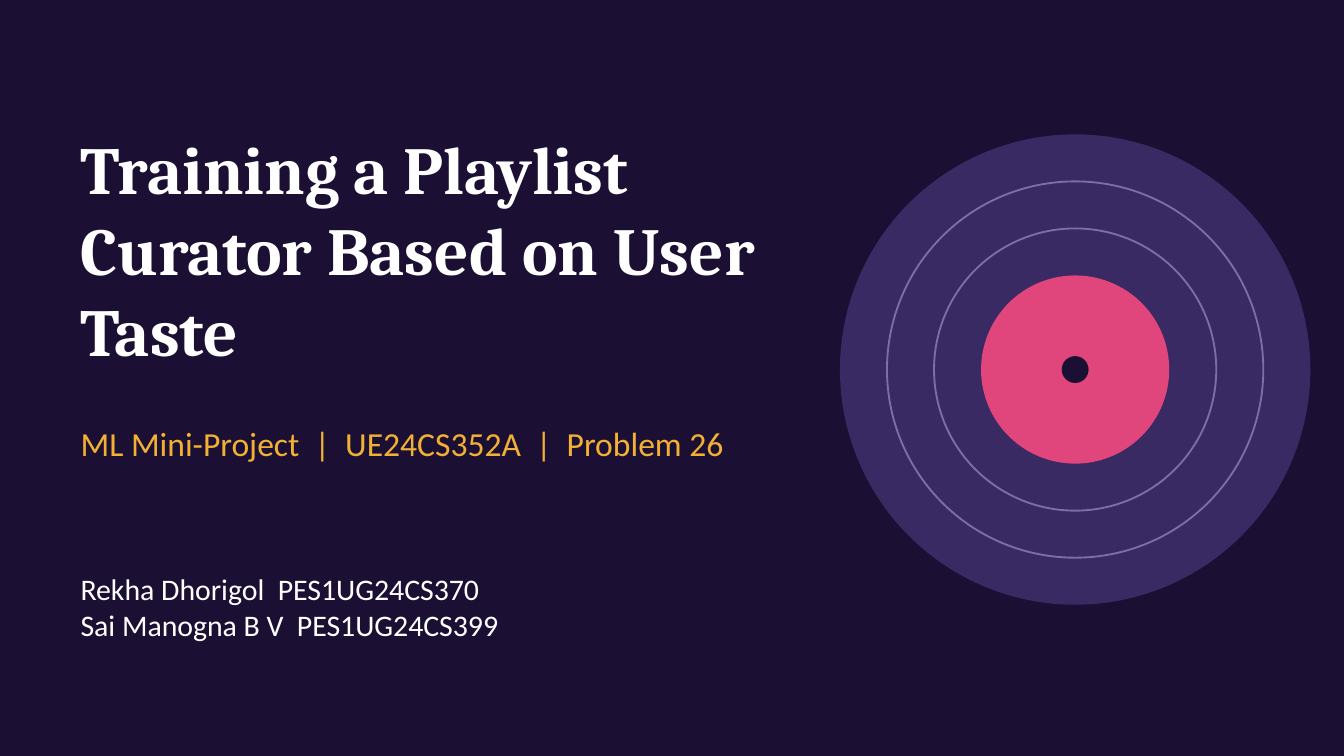
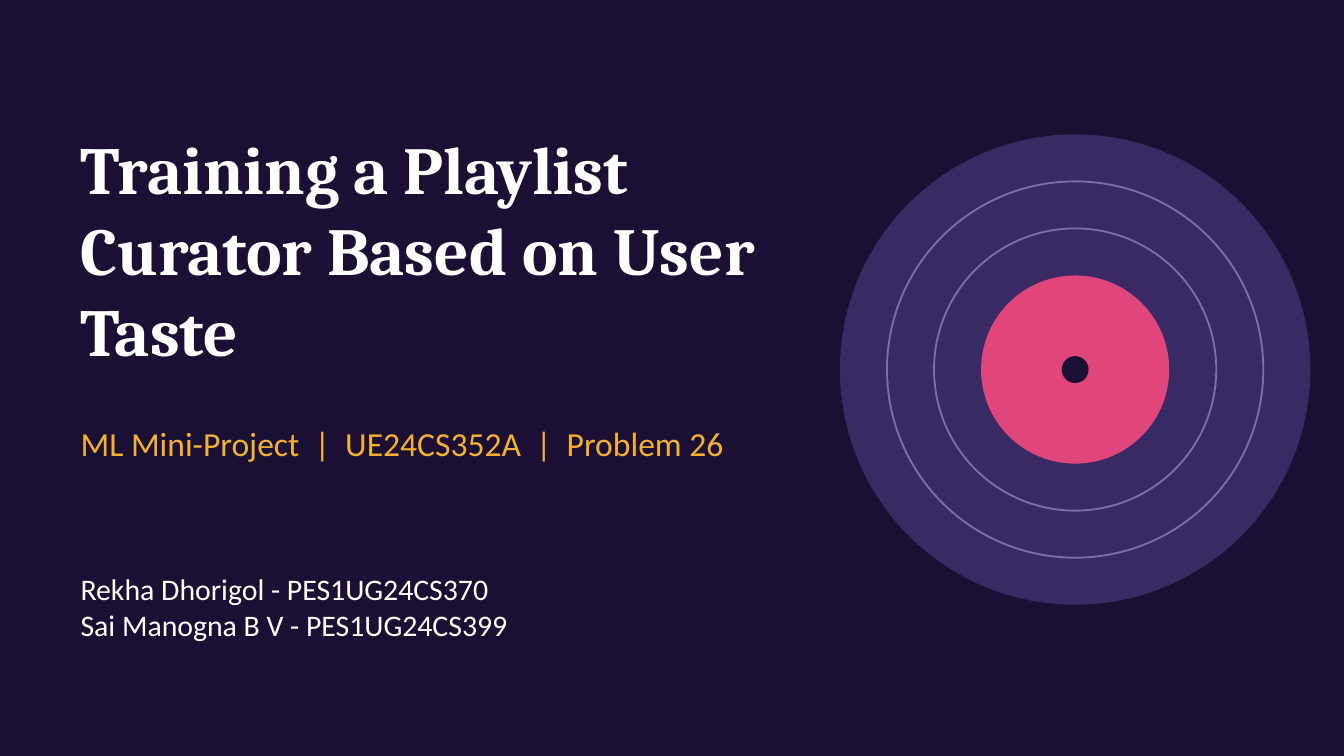
Before and after one commit to rekhadhorigol/ML-mini-project-playlist-curator, a slide deck: slide 1 of docs/Presentation_Team_23.pptx. Drawn at 1344x756 pixels with LibreOffice and Linux fonts; fonts in the diff are those of the drawing. Boxes give left, top, right and bottom in pixels: in the first picture for what was removed or moved away, otherwise in the second. Text is boxed around its words. In the diff, an @@ line names an element or a change of style, - is before the commit and + after.

```diff
--- a/docs/Presentation_Team_23.pptx
+++ b/docs/Presentation_Team_23.pptx
@@ text at <box>81,579,507,641</box>: text changed @@
-Rekha Dhorigol PES1UG24CS370
-Sai Manogna B V PES1UG24CS399
+Rekha Dhorigol - PES1UG24CS370
+Sai Manogna B V - PES1UG24CS399
```
Also in this commit, not shown: 1 other slide changed, 1 slide removed.
